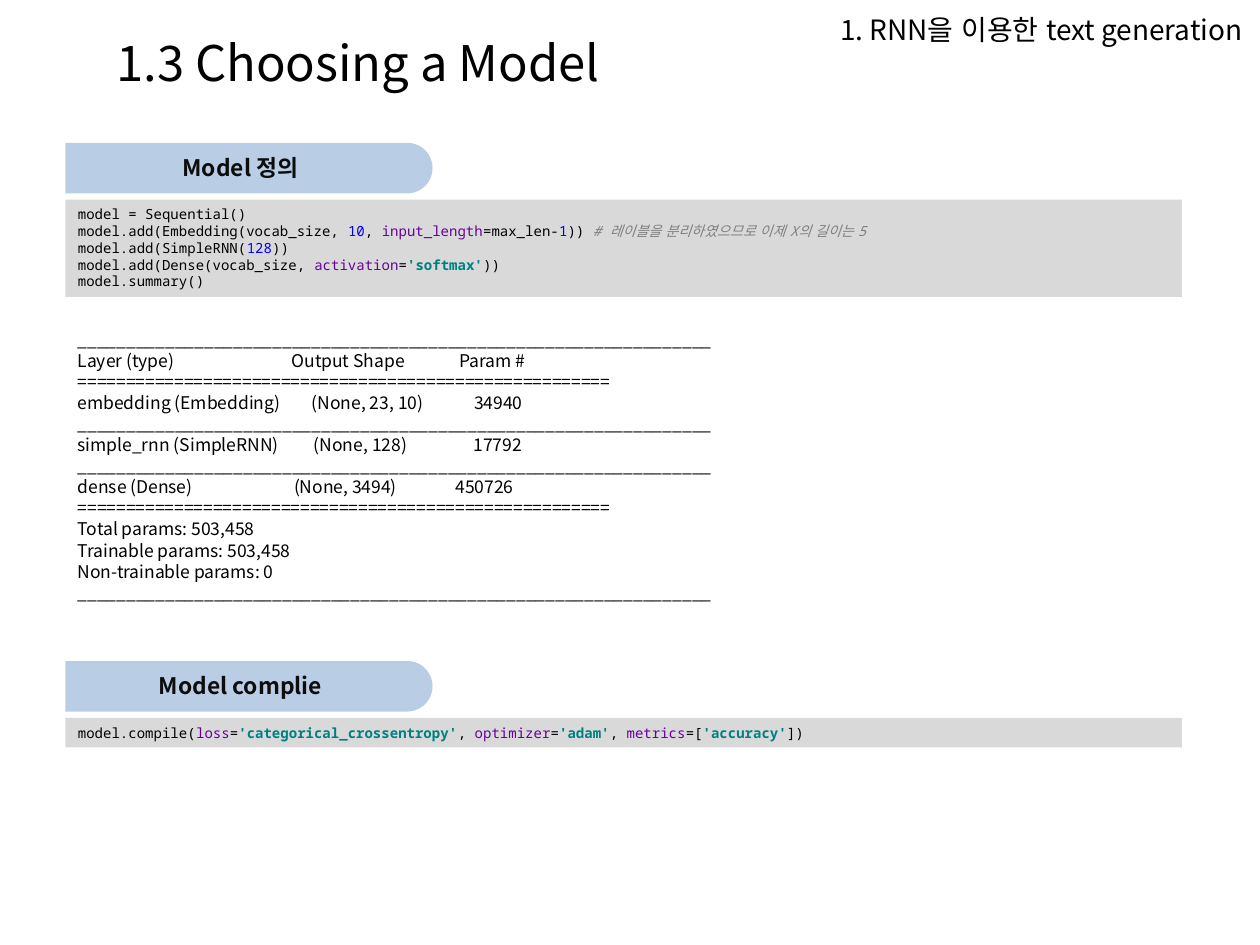
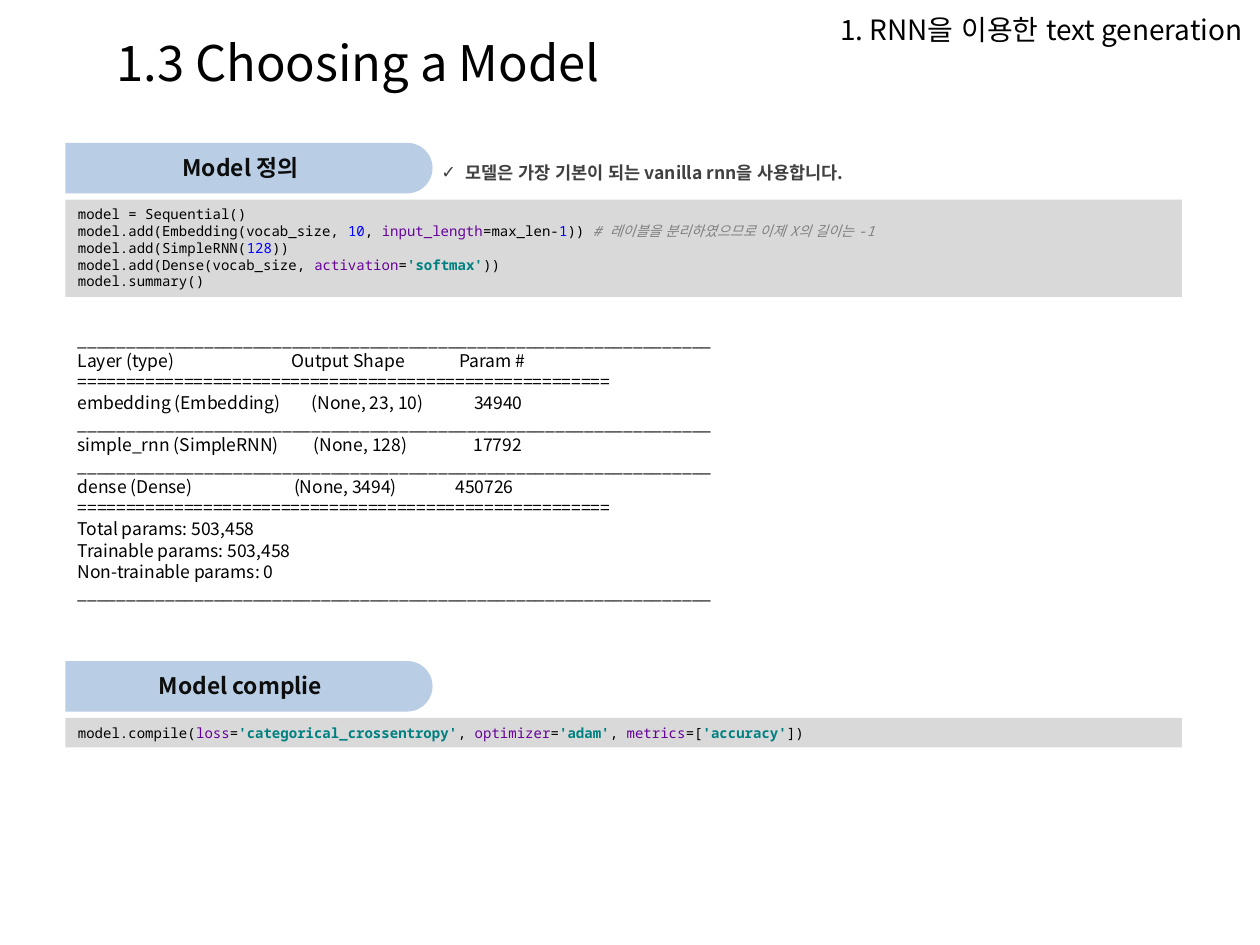
Before and after one commit to Heechul90/Tensorflow_RNN, a slide deck: slide 10 of text_generation/text_generation.pptx. Drawn at 1260x945 pixels with LibreOffice and Linux fonts; fonts in the diff are those of the drawing; background and template pictures are left out. Boxes give left, top, right and bottom in pixels: in the first picture for what was removed or moved away, otherwise in the second. Text is boxed around its words. In the diff, an @@ line names an element or a change of style, - is before the commit and + after.

```diff
--- a/text_generation/text_generation.pptx
+++ b/text_generation/text_generation.pptx
@@ text added at <box>465,164,843,181</box>, 10 pt, text #404040, bold @@
+✓ 모델은 가장 기본이 되는 vanilla rnn을 사용합니다.
@@ text in rectangle at <box>78,208,875,290</box>: text changed @@
-model = Sequential()
-model.add(Embedding(vocab_size, 10, input_length=max_len-1)) # 레이블을 분리하였으므로 이제 X의 길이는 5
-model.add(SimpleRNN(128))
-model.add(Dense(vocab_size, activation='softmax'))
-model.summary()
+model = Sequential()
+model.add(Embedding(vocab_size, 10, input_length=max_len-1)) # 레이블을 분리하였으므로 이제 X의 길이는 -1
+model.add(SimpleRNN(128))
+model.add(Dense(vocab_size, activation='softmax'))
+model.summary()
```
Also in this commit, not shown: 8 other slides changed, 2 slides added, 6 slides removed, 1 other file.
